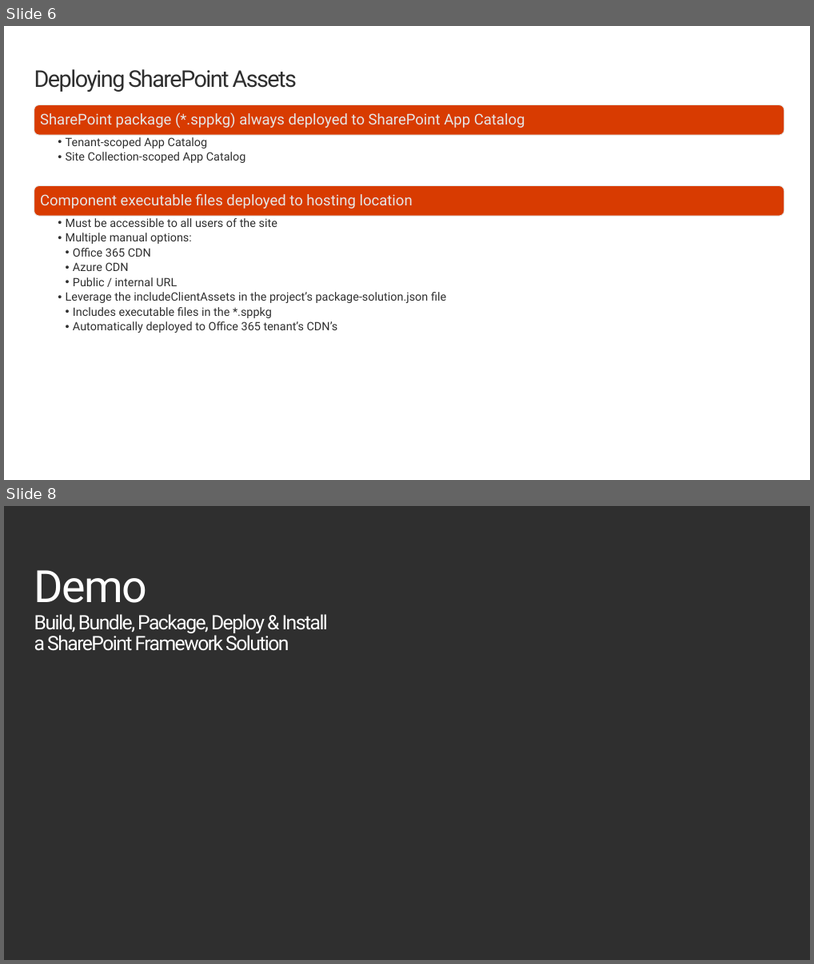
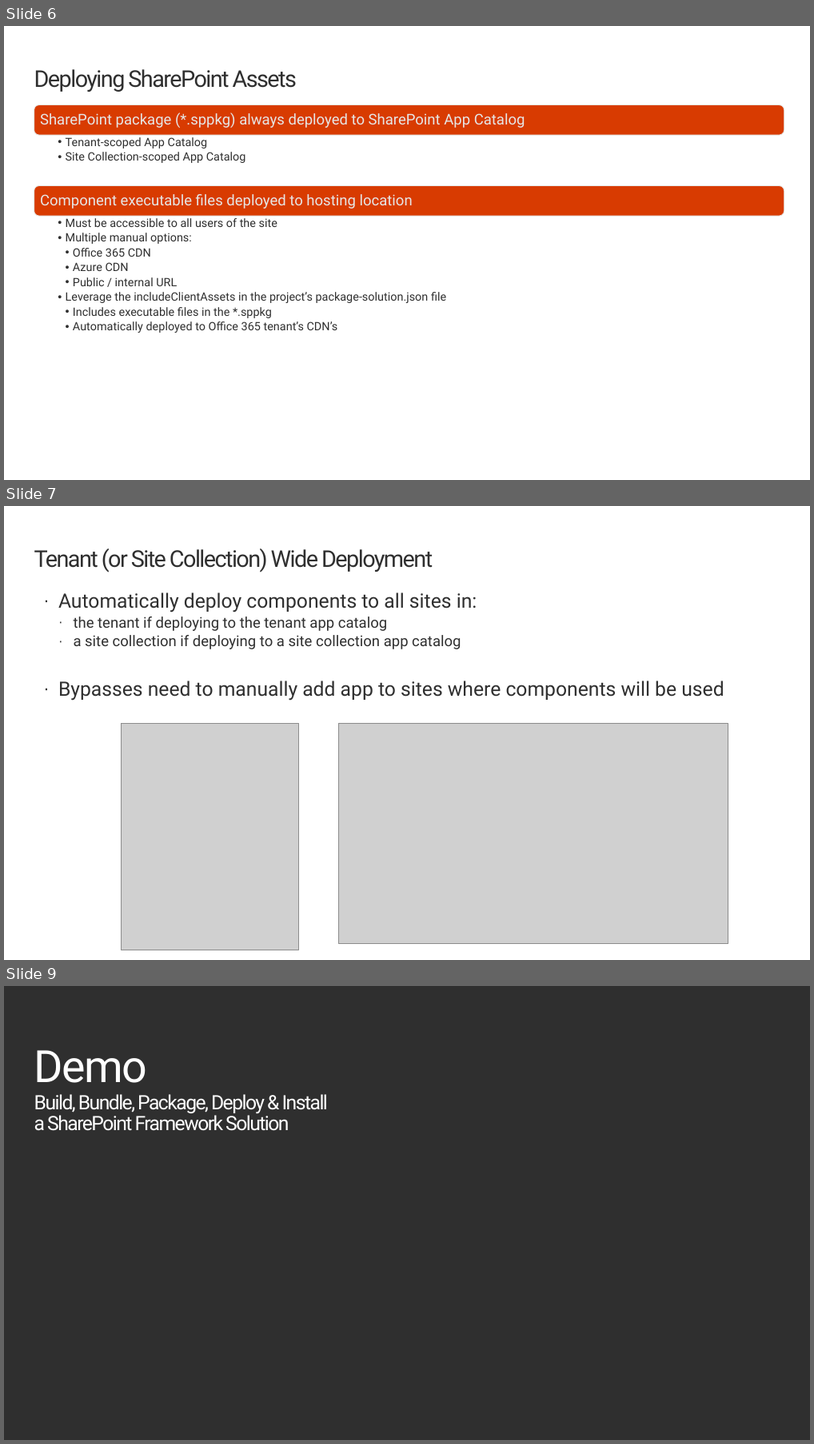
Before and after one commit to raidenwilliams86/deployment-sp-dev-training-spfx-sharepoint-dev, a slide deck: 01-intro.pptx. Shown one above the other, each under a label of ours: slides 6 and 8 before the commit, slides 6, 7 and 9 after it; the slides between them are not shown. The pictures are 814x964 and 814x1444 pixels, drawn with LibreOffice and Linux fonts; fonts in the diff are those of the drawing; grey boxes stand for pictures; background and template pictures are left out. Boxes give left, top, right and bottom in pixels: in the first picture for what was removed or moved away, otherwise in the second. Text is boxed around its words. In the diff, an @@ line names an element or a change of style, - is before the commit and + after.

```diff
--- a/01-intro.pptx
+++ b/01-intro.pptx
@@ slide 7 added at box(4, 506, 810, 960), background #FFFFFF @@
@@ title added at box(34, 548, 433, 572), 28 pt, text #2F2F2F @@
+Tenant (or Site Collection) Wide Deployment
@@ text added at box(58, 592, 724, 700), 24 pt, text #2F2F2F @@
+· Automatically deploy components to all sites in:
+  · the tenant if deploying to the tenant app catalog
+  · a site collection if deploying to a site collection app catalog
+· Bypasses need to manually add app to sites where components will be used
@@ picture added at box(122, 723, 298, 949) @@
@@ picture added at box(339, 723, 728, 944) @@
@@ what was slide 8 is now slide 9 @@
```
Also in this commit, not shown: 1 slide changed, 46 other files.
